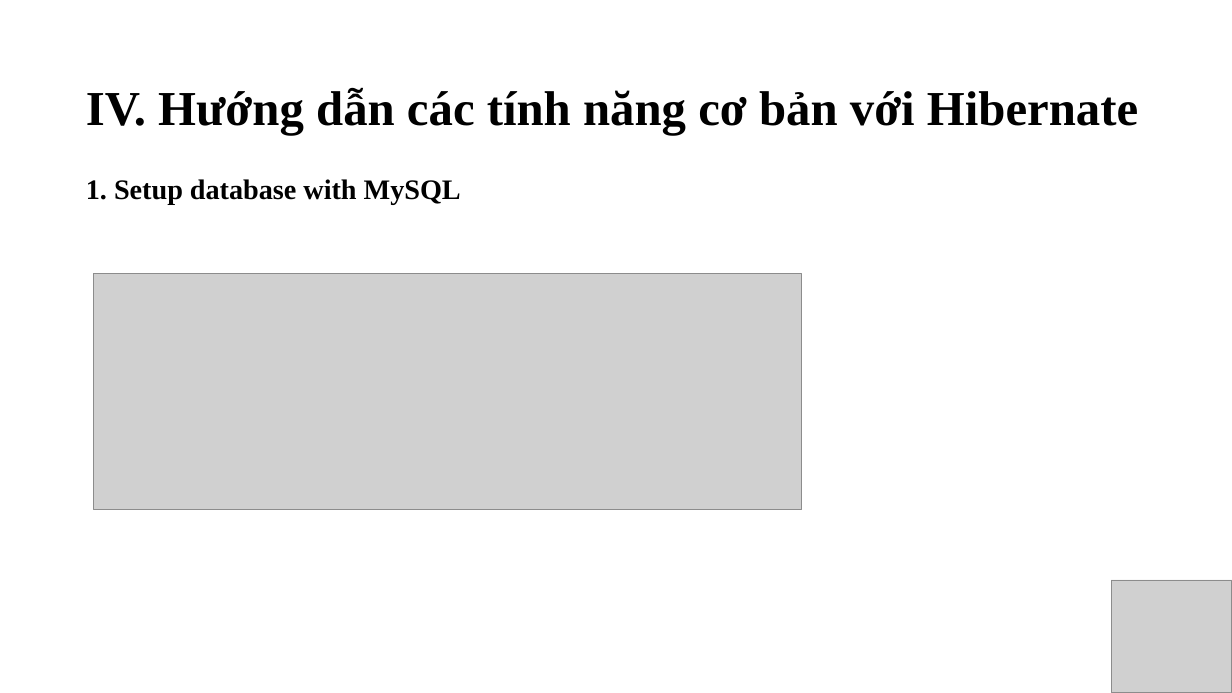
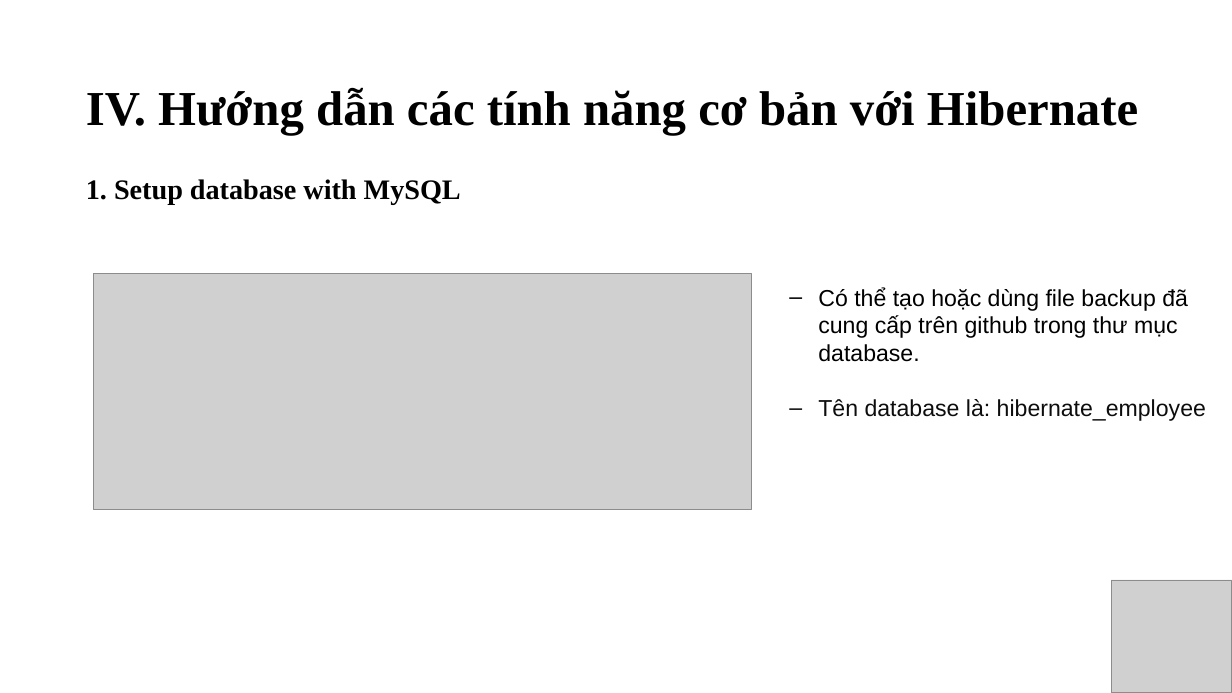
Before and after one commit to Dia2001/jsp-servlet-hibernate-mysql-curd, a slide deck: slide 9 of docs/Hibernate.pptx. Drawn at 1232x693 pixels with LibreOffice and Linux fonts; fonts in the diff are those of the drawing; grey boxes stand for pictures. Boxes give left, top, right and bottom in pixels: in the first picture for what was removed or moved away, otherwise in the second. Text is boxed around its words. In the diff, an @@ line names an element or a change of style, - is before the commit and + after.

Commit message:
update sline hibernate

```diff
--- a/docs/Hibernate.pptx
+++ b/docs/Hibernate.pptx
@@ picture: place and size @@
-picture at (93, 274, 801, 510)
+picture at (93, 274, 751, 510)
@@ text added at (818, 287, 1206, 421), 18 pt, text #000000 @@
+– Có thể tạo hoặc dùng file backup đã cung cấp trên github trong thư mục database.
+– Tên database là: hibernate_employee
```
Also in this commit, not shown: 12 other slides changed, 1 other file.
